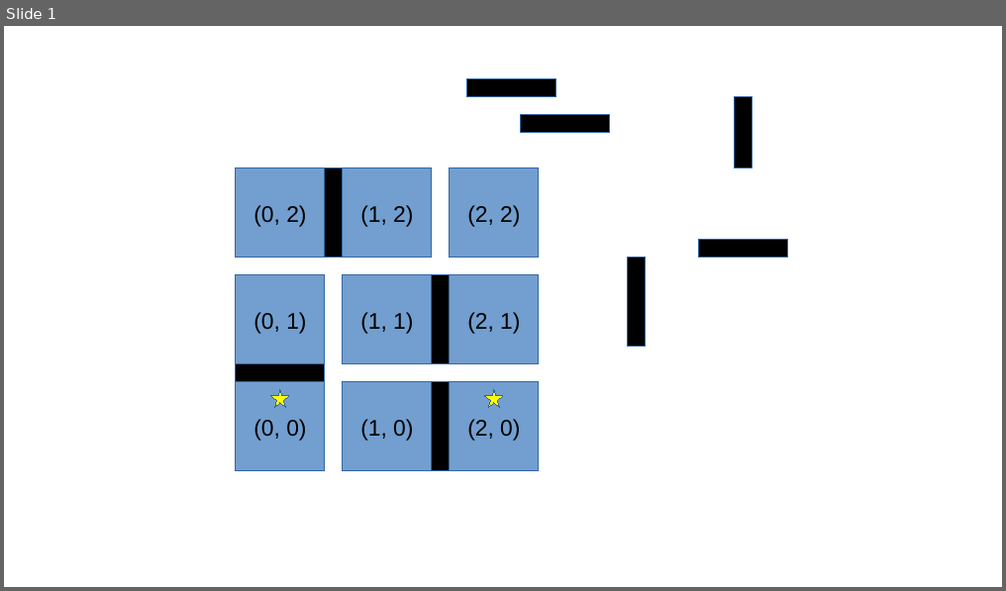
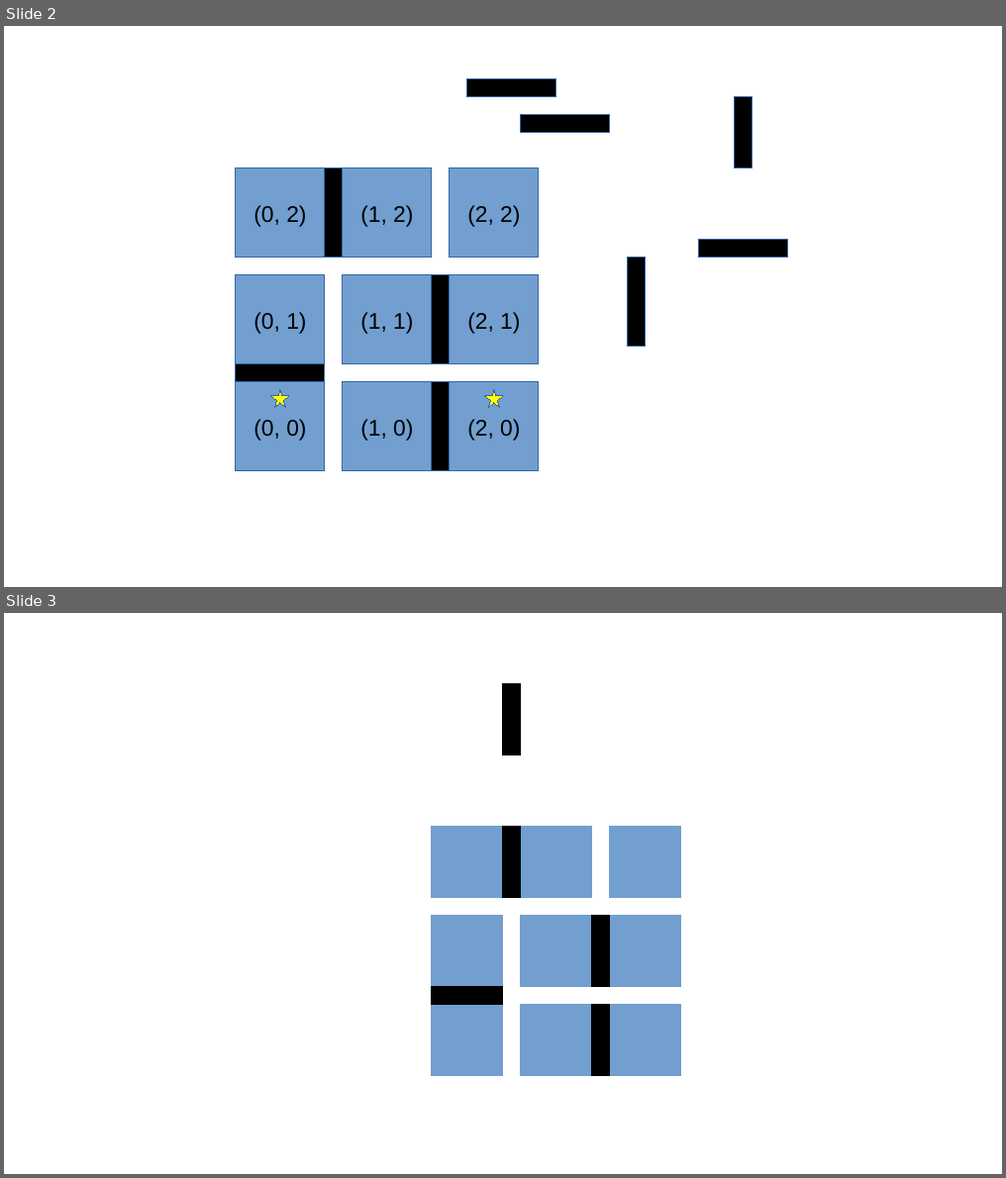
Before and after one commit to joshuamhtsang/mini_essays, a slide deck: 2024-12-19_fujiq-maze-solver/maze_schematic.odp. Shown one above the other, each under a label of ours: slide 1 before the commit, slides 2 and 3 after it. The pictures are 1006x591 and 1006x1178 pixels, drawn with LibreOffice and Linux fonts; fonts in the diff are those of the drawing. Boxes give left, top, right and bottom in pixels: in the first picture for what was removed or moved away, otherwise in the second. Text is boxed around its words. In the diff, an @@ line names an element or a change of style, - is before the commit and + after.

```diff
--- a/2024-12-19_fujiq-maze-solver/maze_schematic.odp
+++ b/2024-12-19_fujiq-maze-solver/maze_schematic.odp
@@ slide 3 added at (4,613,1002,1174), background #FFFFFF @@
@@ rectangle added at (503,684,521,757), fill #000000, outline #000000 0 pt @@
@@ rectangle added at (432,827,503,898), fill #729FCF, outline #729FCF 0 pt @@
@@ rectangle added at (503,827,521,898), fill #000000, outline #000000 0 pt @@
@@ rectangle added at (521,827,593,898), fill #729FCF, outline #729FCF 0 pt @@
@@ rectangle added at (610,827,681,898), fill #729FCF, outline #729FCF 0 pt @@
@@ rectangle added at (432,916,503,988), fill #729FCF, outline #729FCF 0 pt @@
@@ rectangle added at (521,916,593,988), fill #729FCF, outline #729FCF 0 pt @@
@@ rectangle added at (593,916,611,988), fill #000000, outline #000000 0 pt @@
@@ rectangle added at (610,916,681,988), fill #729FCF, outline #729FCF 0 pt @@
@@ rectangle added at (432,987,503,1005), fill #000000, outline #000000 0 pt @@
@@ rectangle added at (432,1005,503,1076), fill #729FCF, outline #729FCF 0 pt @@
@@ rectangle added at (521,1005,593,1076), fill #729FCF, outline #729FCF 0 pt @@
@@ rectangle added at (593,1005,611,1076), fill #000000, outline #000000 0 pt @@
@@ rectangle added at (610,1005,681,1076), fill #729FCF, outline #729FCF 0 pt @@
@@ what was slide 1 is now slide 2 @@
```
Also in this commit, not shown: 1 other slide added, 2 other files.
